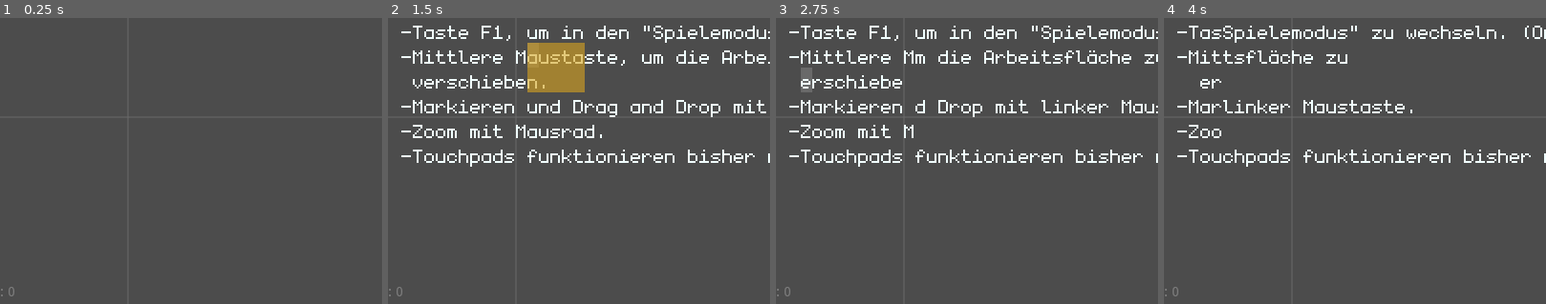
Above: before the commit, frames 1-4 (left to right).
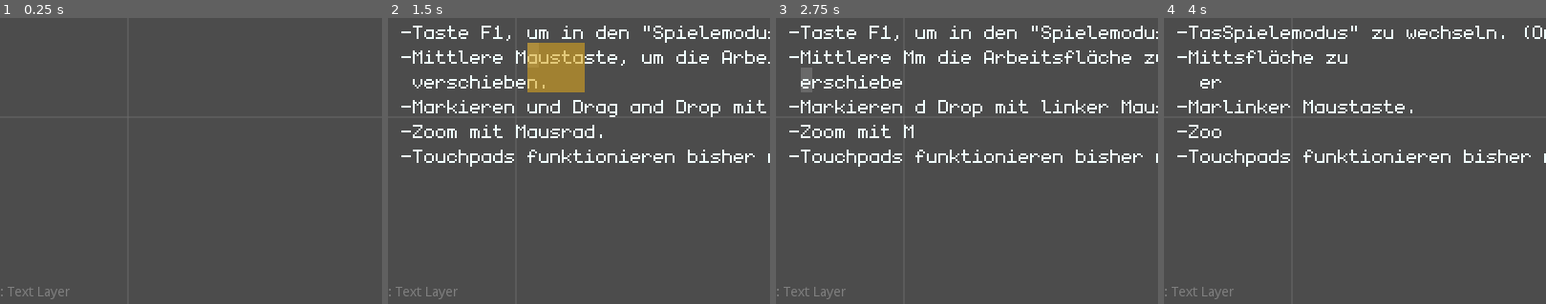
Above: after the commit, the same moments.

Repository: slapslash/TextMap
Game: Godot game, scene res://TextMap.tscn
Same seed, same stepped clock (60 frames per second), same inputs: the game is played once before the commit and once after it.
Inputs (mouse positions are % of the whole screen's width and height, from its top left):
- Up to frame 1 (0.25 s): no input
- Up to frame 2 (1.5 s): tap Enter at 0.5, 0.6 s; move the mouse to (72, 45) at 0.52 s; hold Right (ui_right) 0.53-1.25 s; click (72, 45) at 0.67 s; tap Space at 0.77, 1.25 s; drag from (30, 55) to (45, 70) at 1.27 s
- Up to frame 3 (2.75 s): tap Enter at 2 s; move the mouse to (60, 28) at 2.02 s; hold Right (ui_right) from 2.03 s (still down); tap Delete at 2.1 s
- Up to frame 4 (4 s): release Right (ui_right) at 2.75 s; tap Space at 2.75, 3.77 s; drag from (45, 70) to (20, 35) at 2.77 s; tap Enter at 3.5, 3.6 s; move the mouse to (80, 65) at 3.52 s; hold Left (ui_left) from 3.53 s (still down)
The pictures show only the part of the screen within x 11-61%, y 50-100%; the shares and areas given below are measured in that part.

The runs differ from the first frame. In frame 1, 0.2% of the frame differs, in the area x 2-19%, y 94-99%; in frame 2, 0.2%; in frame 3, 0.2%; in frame 4, 0.2%.

Commit message:
Change layer ids to layer names.

Diff:
--- a/Global.gd
+++ b/Global.gd
@@ -26,6 +26,10 @@
 # will not have access to the res-folder.
 var project_path = "res://TextMapProject.tscn"
 var project_name = "TextMapProject"
+
+const LAYER_TEXT = "Text Layer"
+const LAYER_TERRAIN = "Terrain Layer"
+
 
 func _ready():
 	font = DynamicFont.new()
--- a/TerrainLayer.gd
+++ b/TerrainLayer.gd
@@ -1,6 +1,6 @@
 extends TileMap
 
-export var layer_id: int = 1
+export var layer_name: String = Global.LAYER_TERRAIN
 
 
 func _ready():
@@ -9,8 +9,8 @@
 
 
 
-func _on_TextMap_switch_layer(to_layer_id):
-	if to_layer_id == layer_id:
+func _on_TextMap_switch_layer(to_layer_name):
+	if to_layer_name == layer_name:
 		set_process_unhandled_input(true)
 	else:
 		set_process_unhandled_input(false)
--- a/TextLayer.gd
+++ b/TextLayer.gd
@@ -1,6 +1,6 @@
 extends TileMap
 
-export var layer_id: int = 0
+export var layer_name: String = Global.LAYER_TEXT
 
 onready var inputs = $Inputs
 
@@ -140,8 +140,8 @@
 			set_cellv(move_to, _drag_backup[c])
 
 
-func _on_TextMap_switch_layer(to_layer_id):
-	if to_layer_id == layer_id:
+func _on_TextMap_switch_layer(to_layer_name):
+	if to_layer_name == layer_name:
 		inputs.set_process_unhandled_input(true)
 		inputs.show()
 	else:
--- a/TextMap.gd
+++ b/TextMap.gd
@@ -1,11 +1,11 @@
 extends Node2D
 
 signal save_project
-signal switch_layer(to_layer_id)
+signal switch_layer(to_layer_name)
 
 
 func _ready():
-	emit_signal("switch_layer", 0)
+	emit_signal("switch_layer", Global.LAYER_TEXT)
 
 
 func _unhandled_key_input(event):
@@ -13,13 +13,13 @@
 		var scm = event.get_scancode_with_modifiers()
 		match scm:
 			16777244: # F1
-				emit_signal("switch_layer", 0)
+				emit_signal("switch_layer", Global.LAYER_TEXT)
 
 			16777245: # F2
-				emit_signal("switch_layer", 1)
+				emit_signal("switch_layer", Global.LAYER_TERRAIN)
 
 			16777246: # F3
-				emit_signal("switch_layer", 2)
+				pass
 
 			16777247: # F4
 				pass
